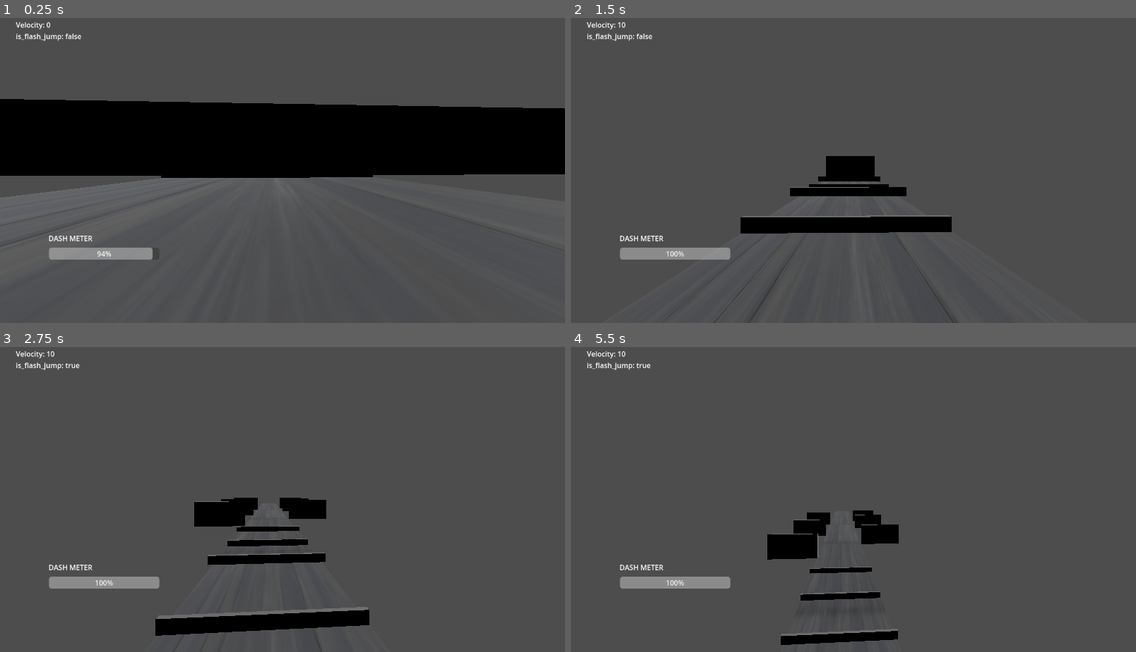
Above: before the commit, frames 1-4 (two rows, left to right).
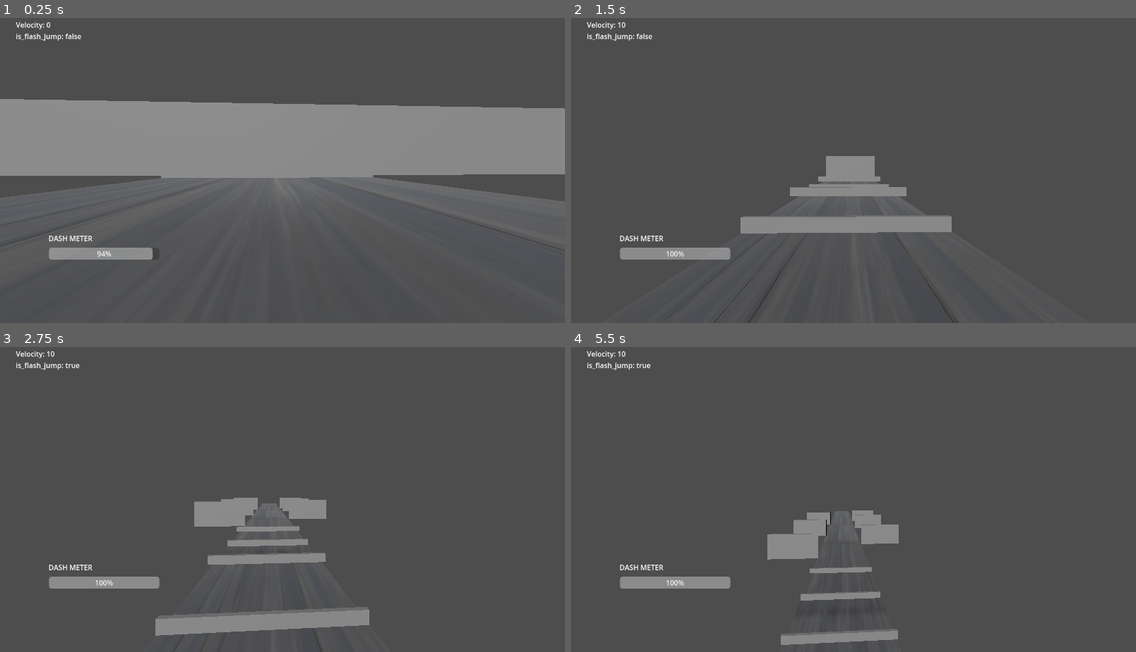
Above: after the commit, the same moments.

Repository: BeatMil/BeansRunner
Game: Godot game, scene res://scenes/stage01.tscn
Same seed, same stepped clock (60 frames per second), same inputs: the game is played once before the commit and once after it. The project has no main scene, so this scene is started directly.
Inputs (mouse positions are in pixels of both pictures, inside the frame that each line leads up to):
- Up to frame 1 (0.25 s): no input
- Up to frame 2 (1.5 s): tap Enter (ui_accept) at 0.5, 0.77 s; move the mouse to (881, 164) at 0.52 s; hold Q (float_up) from 0.53 s (still down); tap Ctrl (crouch) at 0.6 s; move the mouse to (825, 164) at 1.27 s; tap Shift (dash) at 1.35 s
- Up to frame 3 (2.75 s): keep holding Q (float_up); tap Enter (ui_accept) at 1.52 s; move the mouse to (293, 487) at 2.02 s; tap Ctrl (crouch) at 2.1 s
- Up to frame 4 (5.5 s): keep holding Q (float_up); move the mouse to (847, 499) at 2.77 s; tap Shift (dash) at 2.85, 4.35 s; tap Enter (ui_accept) at 3.02, 3.77, 4.52 s; move the mouse to (893, 496) at 3.52 s; tap Ctrl (crouch) at 3.6, 5.1 s; move the mouse to (808, 490) at 4.27 s; move the mouse to (859, 493) at 5.02 s

The runs differ from the first frame. In frame 1, 24% of the frame differs, in the area x 0-100%, y 26-55%; in frame 2, 3.4%; in frame 3, 4.4%; in frame 4, 2.8%.

Commit message:
Clean up files

Diff:
--- a/Player.tscn
+++ b/Player.tscn
@@ -351,7 +351,6 @@
 transform = Transform3D(1, 0, -8.9407e-08, 0, 1, 0, 8.9407e-08, 0, 1, 0, 0, 0)
 
 [node name="CollisionShape3D" type="CollisionShape3D" parent="Area3D"]
-transform = Transform3D(1, 0, 0, 0, 1, 0, 0, 0, 1, 0, 0, 0)
 shape = SubResource("CapsuleShape3D_gtfmq")
 
 [node name="CanvasLayer" type="CanvasLayer" parent="."]
--- a/nodes/moving_wall.tscn
+++ b/nodes/moving_wall.tscn
@@ -5,6 +5,21 @@
 
 [sub_resource type="BoxMesh" id="BoxMesh_1te8l"]
 size = Vector3(2, 20, 40)
+
+[sub_resource type="Animation" id="Animation_sap0h"]
+length = 0.001
+tracks/0/type = "value"
+tracks/0/imported = false
+tracks/0/enabled = true
+tracks/0/path = NodePath("CollisionShape3D:position")
+tracks/0/interp = 1
+tracks/0/loop_wrap = true
+tracks/0/keys = {
+"times": PackedFloat32Array(0),
+"transitions": PackedFloat32Array(1),
+"update": 0,
+"values": [Vector3(0, 0, 0)]
+}
 
 [sub_resource type="Animation" id="Animation_tynvv"]
 resource_name = "moving"
@@ -21,21 +36,6 @@
 "transitions": PackedFloat32Array(-2, 1, 1, -2),
 "update": 0,
 "values": [Vector3(0, 0, 0), Vector3(0, 0, 40), Vector3(0, 0, 40), Vector3(0, 0, 0)]
-}
-
-[sub_resource type="Animation" id="Animation_sap0h"]
-length = 0.001
-tracks/0/type = "value"
-tracks/0/imported = false
-tracks/0/enabled = true
-tracks/0/path = NodePath("CollisionShape3D:position")
-tracks/0/interp = 1
-tracks/0/loop_wrap = true
-tracks/0/keys = {
-"times": PackedFloat32Array(0),
-"transitions": PackedFloat32Array(1),
-"update": 0,
-"values": [Vector3(0, 0, 0)]
 }
 
 [sub_resource type="AnimationLibrary" id="AnimationLibrary_l8us2"]
--- a/project.godot
+++ b/project.godot
@@ -77,3 +77,7 @@
 , Object(InputEventKey,"resource_local_to_scene":false,"resource_name":"","device":-1,"window_id":0,"alt_pressed":false,"shift_pressed":false,"ctrl_pressed":false,"meta_pressed":false,"pressed":false,"keycode":0,"physical_keycode":80,"key_label":0,"unicode":112,"echo":false,"script":null)
 ]
 }
+
+[physics]
+
+common/physics_ticks_per_second=120
--- a/scenes/stage01.tscn
+++ b/scenes/stage01.tscn
@@ -36,7 +36,7 @@
 transform = Transform3D(-0.052754, 0, -0.998608, 0, 1, 0, 0.998608, 0, -0.052754, 55.1722, 1.58671, -21.2707)
 
 [node name="DirectionalLight3D" type="DirectionalLight3D" parent="."]
-transform = Transform3D(1, 0, 0, 0, 0.864784, 0.502145, 0, -0.502145, 0.864784, 0, 4.71437, 11.7988)
+transform = Transform3D(-0.258819, 0.485035, -0.835317, 0, 0.864783, 0.502145, 0.965926, 0.129965, -0.223823, 0, 4.71437, 11.7988)
 
 [node name="SpawnPoint" type="Marker3D" parent="."]
 transform = Transform3D(-0.950927, 0, 0.309415, 0, 1, 0, -0.309415, 0, -0.950927, 3.55349, 0.903179, -15.7381)
